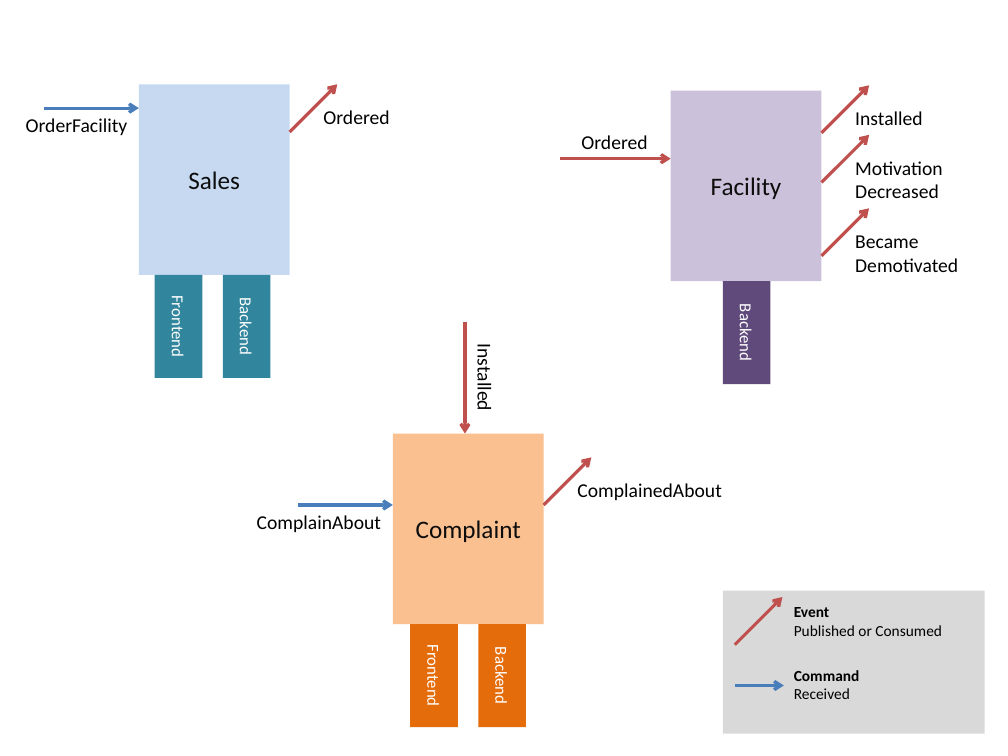
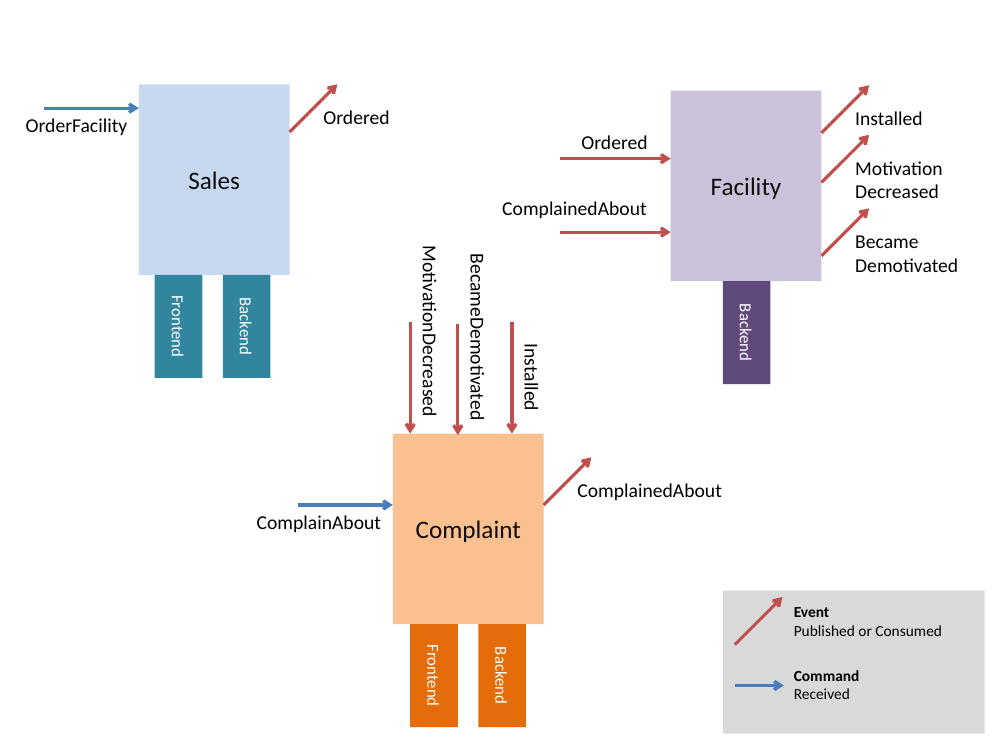
Before and after one commit to danielmarbach/nservicebus.introduction, a slide deck: slide 3 of SiriusCyberneticsCorp.ComplaintsDevision.pptx. Drawn at 1008x756 pixels with LibreOffice and Linux fonts; fonts in the diff are those of the drawing. Boxes give left, top, right and bottom in pixels: in the first picture for what was removed or moved away, otherwise in the second. Text is boxed around its words. In the diff, an @@ line names an element or a change of style, - is before the commit and + after.

Commit message:
Updated slides

```diff
--- a/SiriusCyberneticsCorp.ComplaintsDevision.pptx
+++ b/SiriusCyberneticsCorp.ComplaintsDevision.pptx
@@ text added at bbox=[502, 201, 646, 218], 14 pt, text #000000 @@
+ComplainedAbout
@@ arrow added from (559, 232) to (670, 232), #C0504D 2.25 pt @@
@@ text added at bbox=[418, 263, 442, 412], 14 pt, text #000000 @@
+MotivationDecreased
@@ text added at bbox=[465, 270, 489, 416], 14 pt, text #000000 @@
+BecameDemotivated
@@ arrow added from (410, 323) to (410, 433), #C0504D 2.25 pt @@
@@ arrow added from (458, 324) to (458, 435), #C0504D 2.25 pt @@
@@ arrow moved from (465, 323) - (465, 433) to (512, 323) - (512, 433) @@
@@ text "Installed": place and size @@
-text "Installed" at bbox=[472, 350, 496, 409]
+text "Installed" at bbox=[519, 350, 543, 409]
```
